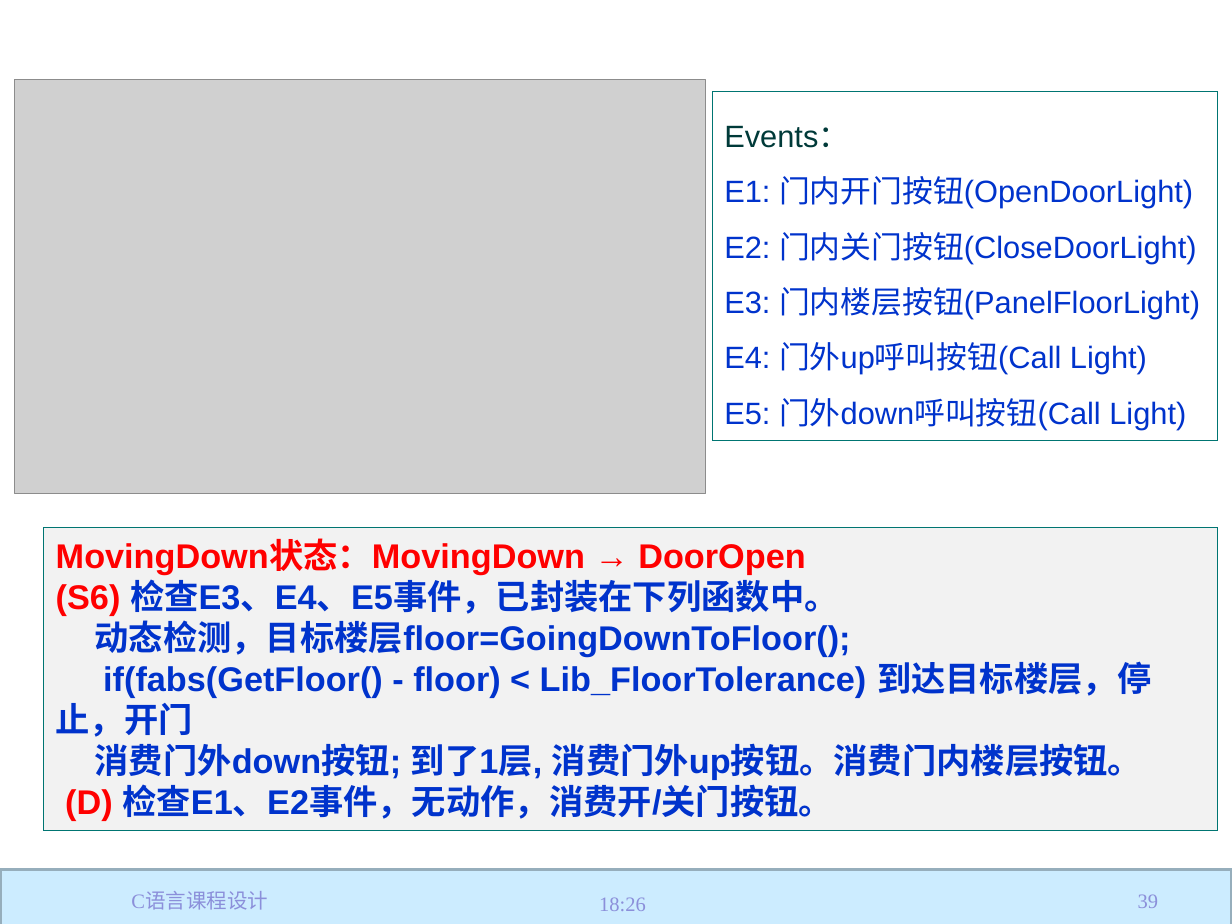
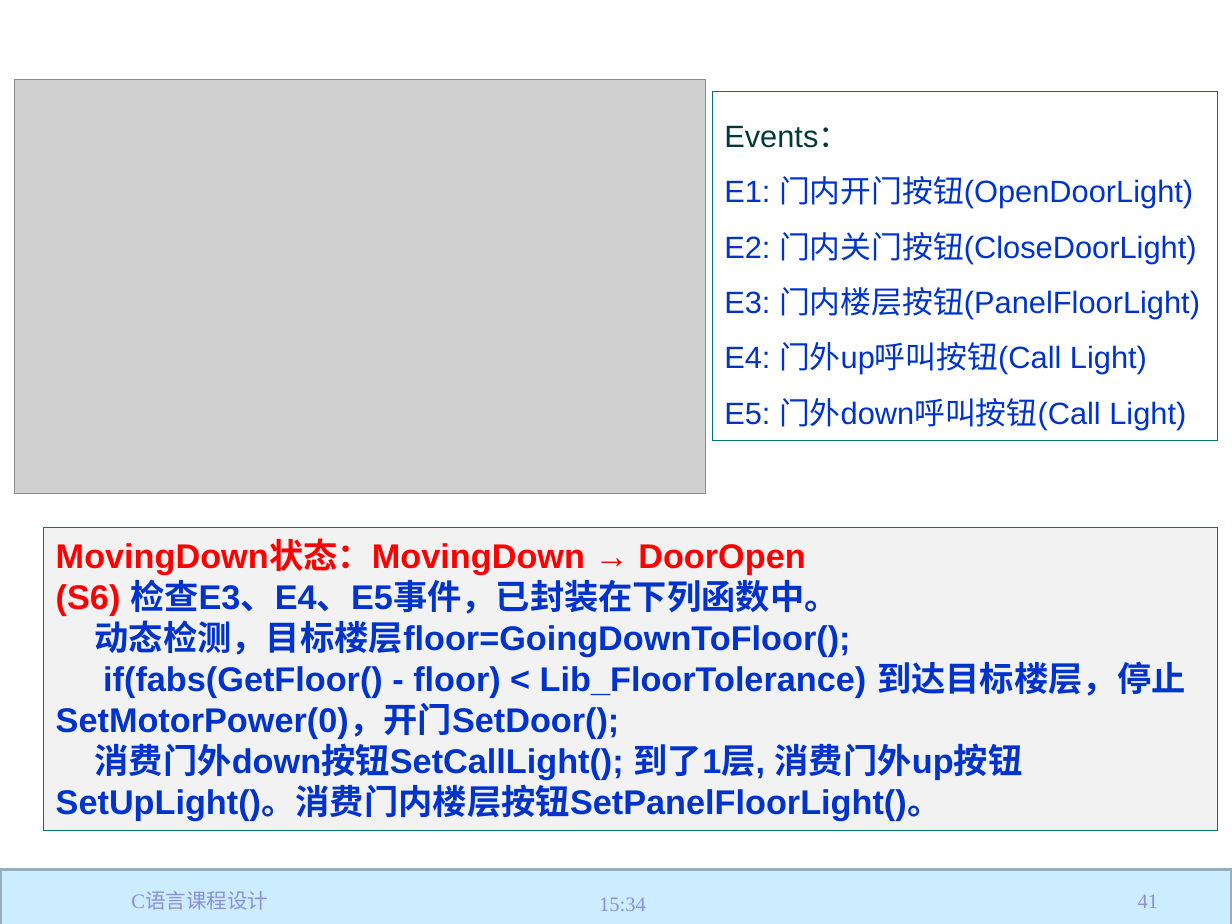
Before and after one commit to jtrfid/C-Repositories, a slide deck: slide 41 of 2017/C语言课程设计/C语言课程设计.pptx (slide 39 before the commit). Drawn at 1232x924 pixels with LibreOffice and Linux fonts; fonts in the diff are those of the drawing; grey boxes stand for pictures; background and template pictures are left out. Boxes give left, top, right and bottom in pixels: in the first picture for what was removed or moved away, otherwise in the second. Text is boxed around its words. In the diff, an @@ line names an element or a change of style, - is before the commit and + after.

```diff
--- a/2017/C语言课程设计/C语言课程设计.pptx
+++ b/2017/C语言课程设计/C语言课程设计.pptx
@@ text in rectangle at (56, 661, 1185, 821): text changed @@
-if(fabs(GetFloor() - floor) < Lib_FloorTolerance) 到达目标楼层，停止，开门
-消费门外down按钮; 到了1层, 消费门外up按钮。消费门内楼层按钮。
-(D) 检查E1、E2事件，无动作，消费开/关门按钮。
+if(fabs(GetFloor() - floor) < Lib_FloorTolerance) 到达目标楼层，停止SetMotorPower(0)，开门SetDoor();
+消费门外down按钮SetCallLight(); 到了1层, 消费门外up按钮SetUpLight()。消费门内楼层按钮SetPanelFloorLight()。
@@ text at (599, 897, 646, 911): text changed @@
-18:26
+15:34
@@ page number at (1138, 894, 1158, 908): text changed @@
-39
+41
```
Also in this commit, not shown: 53 other slides changed, 3 slides added, 2 other files.
